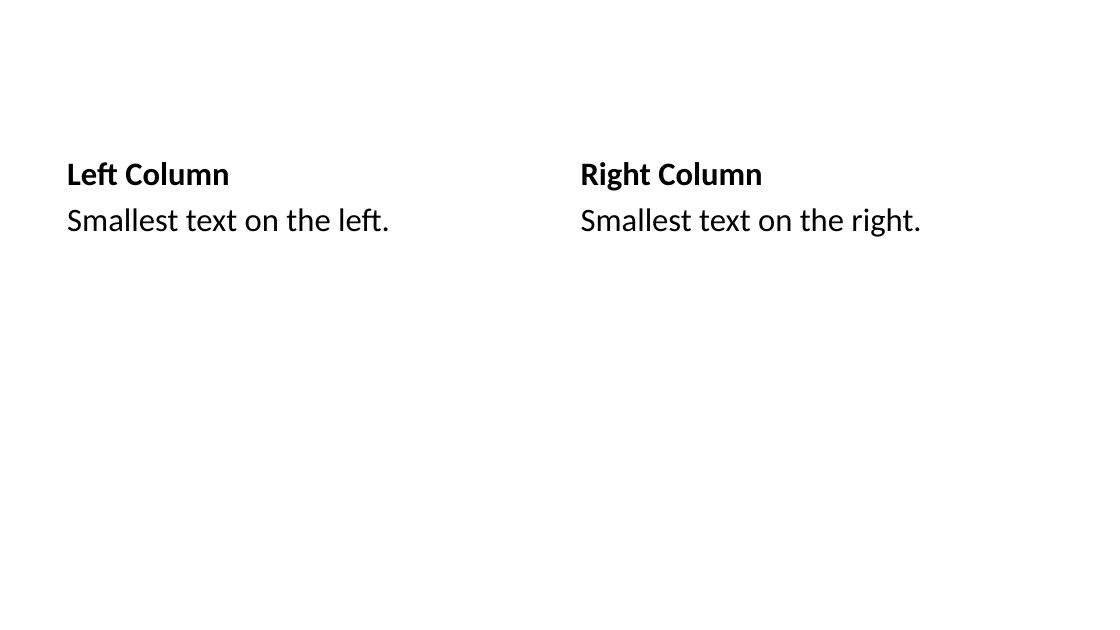
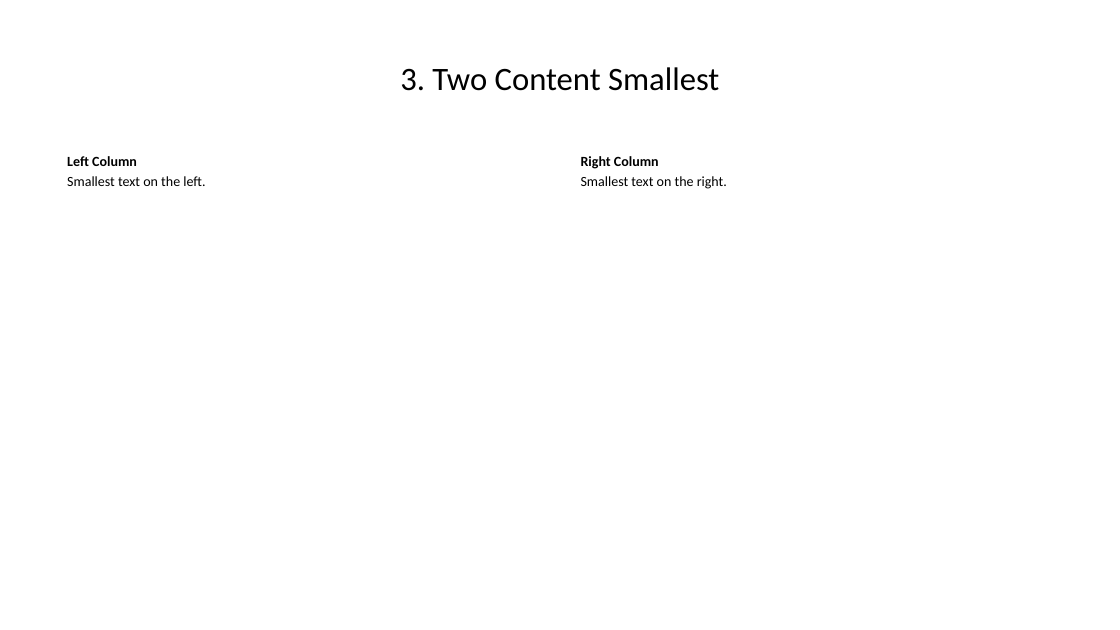
Before and after one commit to David-Rieger/quarto-pptx-layouts, a slide deck: slide 10 of example/example.pptx (slide 16 before the commit). Drawn at 1120x630 pixels with LibreOffice and Linux fonts; fonts in the diff are those of the drawing. Boxes give left, top, right and bottom in pixels: in the first picture for what was removed or moved away, otherwise in the second. Text is boxed around its words. In the diff, an @@ line names an element or a change of style, - is before the commit and + after.

```diff
--- a/example/example.pptx
+++ b/example/example.pptx
@@ title added at (x1=400, y1=67, x2=719, y2=91), 21 pt, text #000000 @@
+3. Two Content Smallest
@@ text "Left Column" at (x1=67, y1=156, x2=205, y2=186): size 21 to 9 pt; less space between paragraphs @@
@@ text "Right Column" at (x1=581, y1=156, x2=727, y2=189): size 21 to 9 pt; less space between paragraphs @@
```
Also in this commit, not shown: 7 other slides changed, 12 slides removed, 5 other files.
